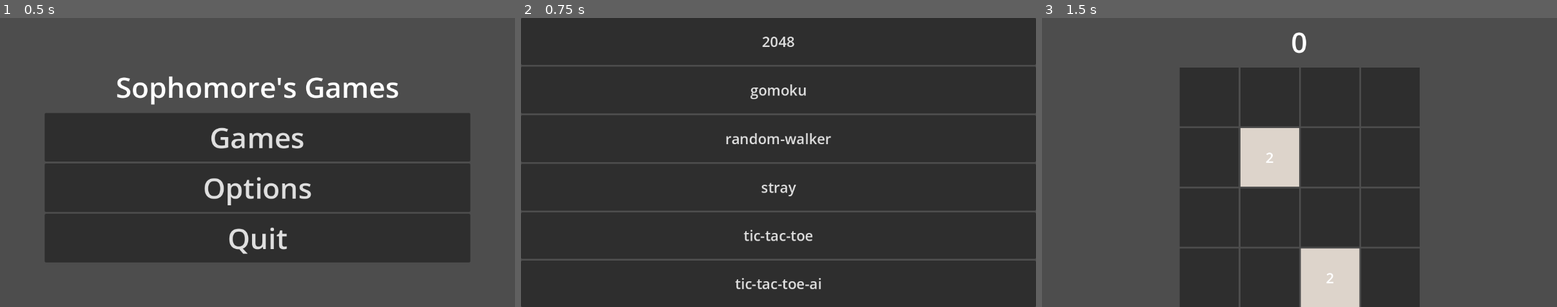
Above: before the commit, frames 1-3 (left to right).
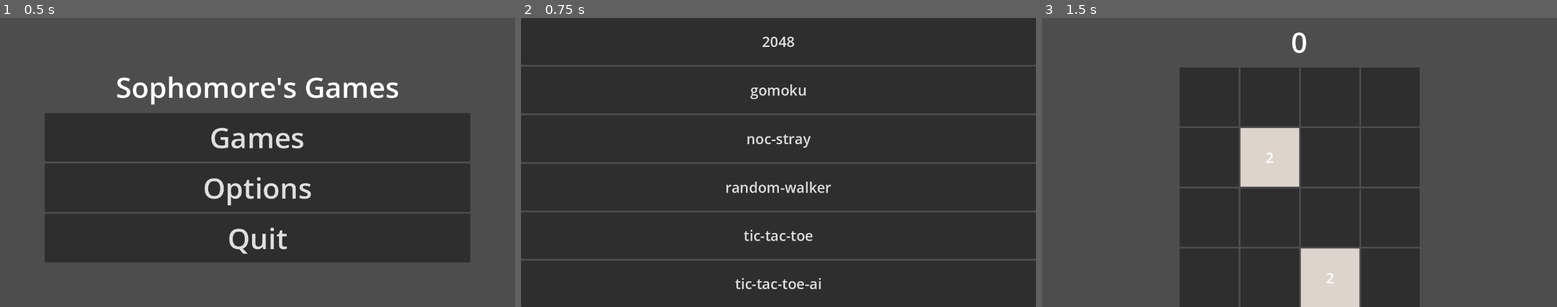
Above: after the commit, the same moments.

Repository: WSQS/godot-little-games
Game: Godot game, scene res://scene/main.tscn
Two runs of this game, one before a commit and one after it. Both use one fixed random seed, a clock stepped at 60 frames per second and the inputs below.
Inputs:
- Up to frame 1 (0.5 s): no input
- Up to frame 2 (0.75 s): click "Games" at 0.5 s
- Up to frame 3 (1.5 s): click "2048" at 1.25 s

Frame 1 is identical in both runs. In frame 2, 0.8% of the frame differs, in the area x 39-61%, y 39-62%; in frame 3, nothing differs.

Commit message:
feat: Rename stray game to noc-stray and update resource path

Diff:
--- a/games/stray/scene/main.tscn
+++ b/games/noc-stray/scene/main.tscn
@@ -1,6 +1,6 @@
 [gd_scene format=3 uid="uid://hgv3hp2xdao6"]
 
-[ext_resource type="Script" uid="uid://cx06b1rpyj7tv" path="res://games/stray/script/vehicle.gd" id="1_2rwq5"]
+[ext_resource type="Script" uid="uid://cx06b1rpyj7tv" path="res://games/noc-stray/script/vehicle.gd" id="1_2rwq5"]
 
 [node name="Main" type="Node2D" unique_id=1207385149]
 
Renamed: games/stray/script/vehicle.gd -> games/noc-stray/script/vehicle.gd
Renamed: games/stray/script/vehicle.gd.uid -> games/noc-stray/script/vehicle.gd.uid
